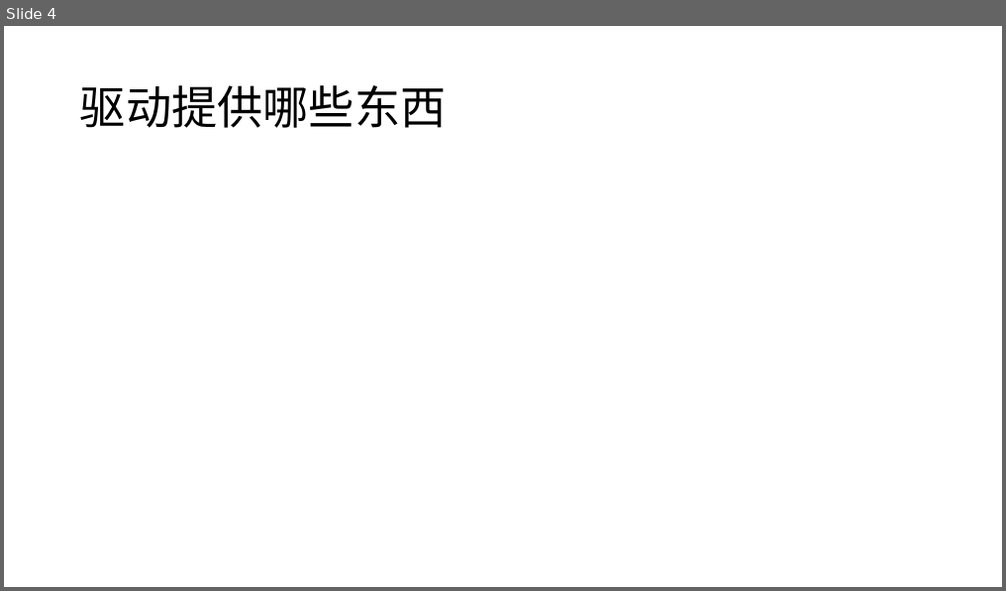
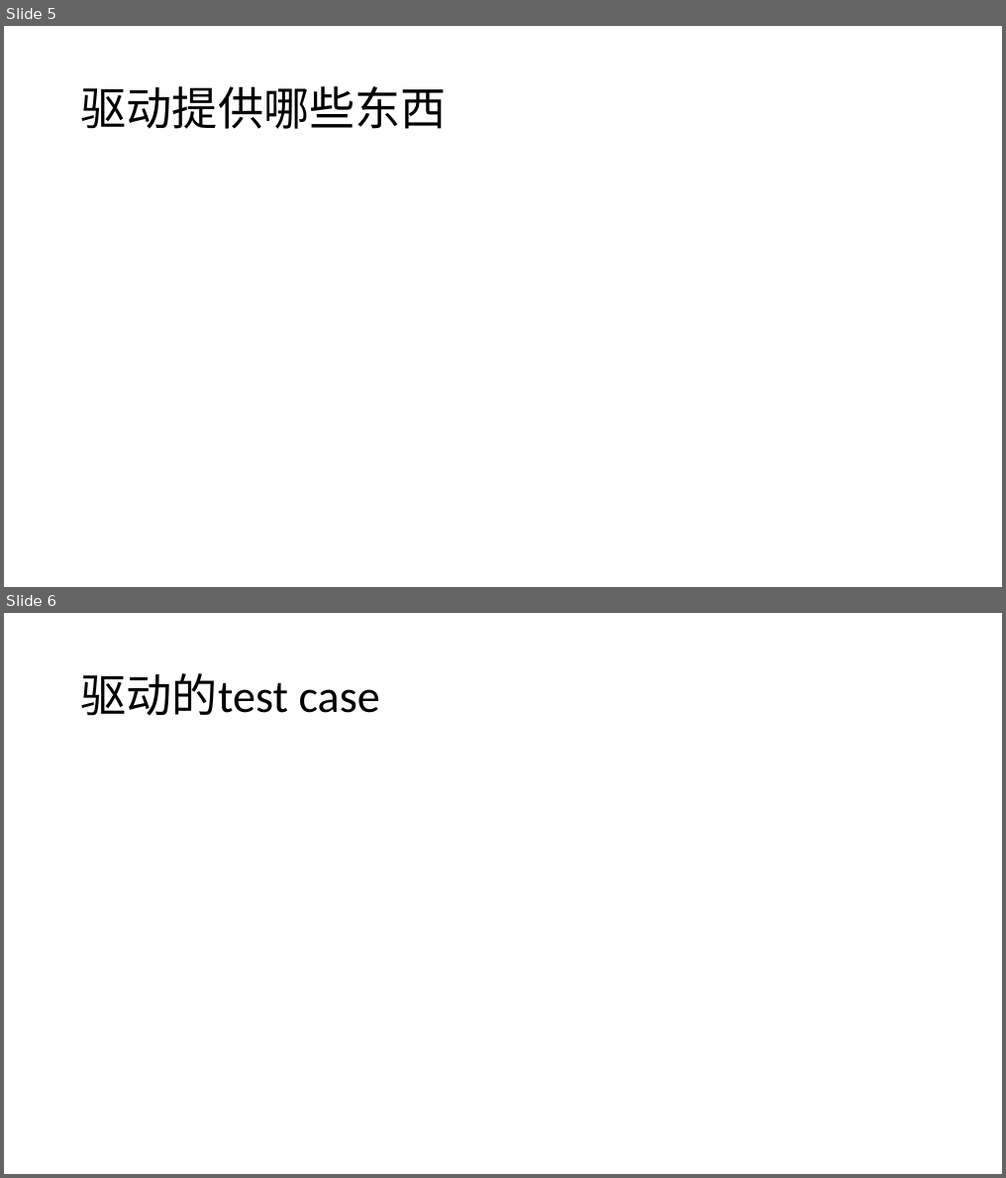
Before and after one commit to whitebkues1/ppt, a slide deck: xianzheng.pptx. Shown one above the other, each under a label of ours: slide 4 before the commit, slides 5 and 6 after it. The pictures are 1006x591 and 1006x1178 pixels, drawn with LibreOffice and Linux fonts; fonts in the diff are those of the drawing. Boxes give left, top, right and bottom in pixels: in the first picture for what was removed or moved away, otherwise in the second. Text is boxed around its words. In the diff, an @@ line names an element or a change of style, - is before the commit and + after.

```diff
--- a/xianzheng.pptx
+++ b/xianzheng.pptx
@@ slide 6 added at bbox=[4, 613, 1002, 1174], background #FFFFFF @@
@@ title added at bbox=[80, 673, 380, 716], 44 pt, text #000000 @@
+驱动的test case
@@ what was slide 4 is now slide 5 @@
```
Also in this commit, not shown: 14 other slides changed, 7 other slides added, 3 slides removed, 11 other files.
